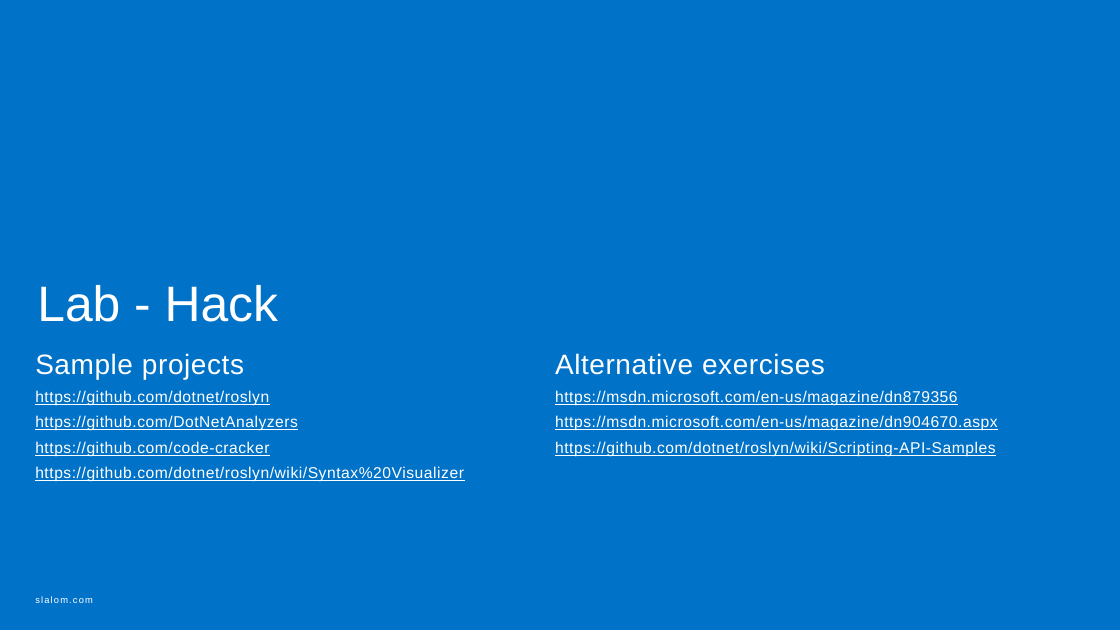
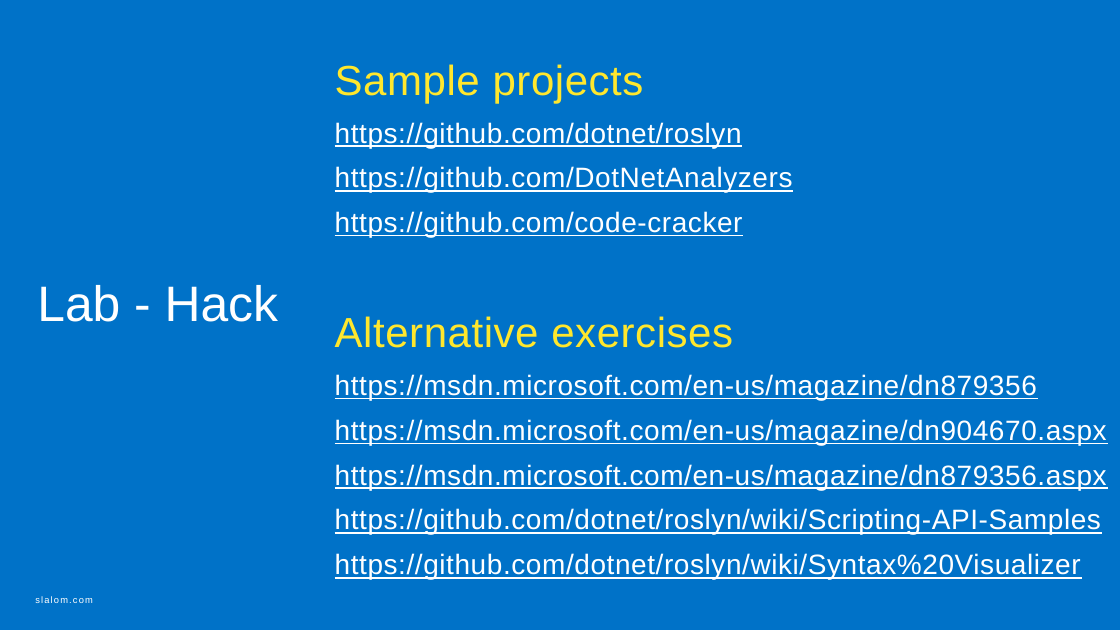
Before and after one commit to jwooley/RoslynLabs, a slide deck: slide 38 of RoslynStaticAnalyzerWorkshop.pptx (slide 25 before the commit). Drawn at 1120x630 pixels with LibreOffice and Linux fonts; fonts in the diff are those of the drawing. Boxes give left, top, right and bottom in pixels: in the first picture for what was removed or moved away, otherwise in the second. Text is boxed around its words. In the diff, an @@ line names an element or a change of style, - is before the commit and + after.

Commit message:
Update slides

```diff
--- a/RoslynStaticAnalyzerWorkshop.pptx
+++ b/RoslynStaticAnalyzerWorkshop.pptx
@@ text "Sample projects": place and size @@
-text "Sample projects" at bbox=[35, 353, 464, 482]
+text "Sample projects" at bbox=[335, 64, 793, 237]
@@ text "Sample projects" at bbox=[335, 64, 793, 237]: size 24 to 36 pt, text colour #FFFFFF to #FFE72D in "Sample projects"; size 13.3 to 24 pt in "https://github.com/dotnet/roslyn", "https://github.com/DotNetAnalyzers", "https://github.com/code-cracker" @@
@@ text "Alternative exercises": place and size @@
-text "Alternative exercises" at bbox=[555, 353, 998, 456]
+text "Alternative exercises" at bbox=[335, 316, 1107, 579]
@@ text at bbox=[335, 316, 1107, 535]: size 24 to 36 pt, text colour #FFFFFF to #FFE72D in "Alternative exercises"; size 13.3 to 24 pt in "https://msdn.microsoft.com/en-us/magazine/dn879356", "https://msdn.microsoft.com/en-us/magazine/dn904670.aspx", "https://github.com/dotnet/roslyn/wiki/Scripting-API-Samples" @@
@@ text at bbox=[35, 466, 464, 482]: paragraph removed @@
-https://github.com/dotnet/roslyn/wiki/Syntax%20Visualizer
@@ text at bbox=[335, 464, 1107, 490]: paragraph added @@
+https://msdn.microsoft.com/en-us/magazine/dn879356.aspx
@@ text at bbox=[335, 553, 1081, 579]: paragraph added @@
+https://github.com/dotnet/roslyn/wiki/Syntax%20Visualizer
```
Also in this commit, not shown: 10 other slides changed, 13 slides added, 1 other file.
